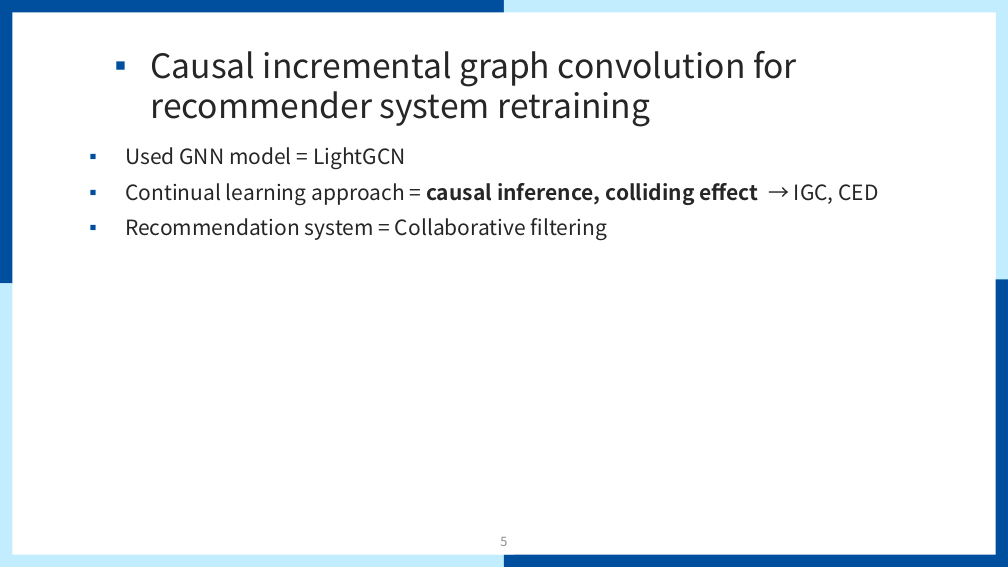
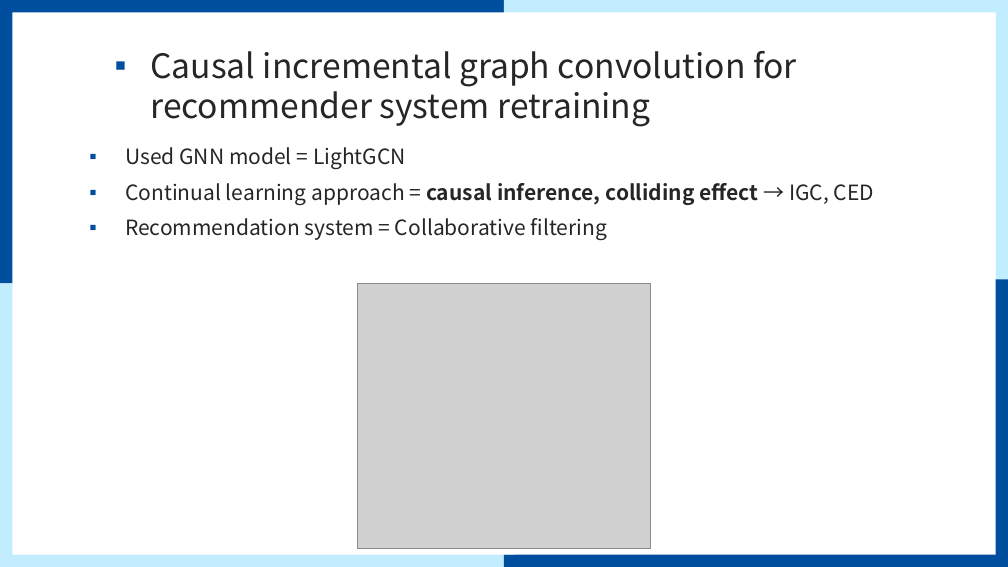
Before and after one commit to mmvv11/GraduateStudies, a slide deck: slide 5 of papers/papersForKCC/논문 관련 조사 및 아이디어.pptx. Drawn at 1008x567 pixels with LibreOffice and Linux fonts; fonts in the diff are those of the drawing; grey boxes stand for pictures; background and template pictures are left out. Boxes give left, top, right and bottom in pixels: in the first picture for what was removed or moved away, otherwise in the second. Text is boxed around its words. In the diff, an @@ line names an element or a change of style, - is before the commit and + after.

```diff
--- a/papers/papersForKCC/논문 관련 조사 및 아이디어.pptx
+++ b/papers/papersForKCC/논문 관련 조사 및 아이디어.pptx
@@ text "Used GNN model = LightGCN" rewrapped from (125, 147, 879, 241) to (125, 147, 874, 241) @@
@@ picture added at (358, 284, 651, 549) @@
```
Also in this commit, not shown: 6 other slides changed, 2 slides added, 3 other files.
